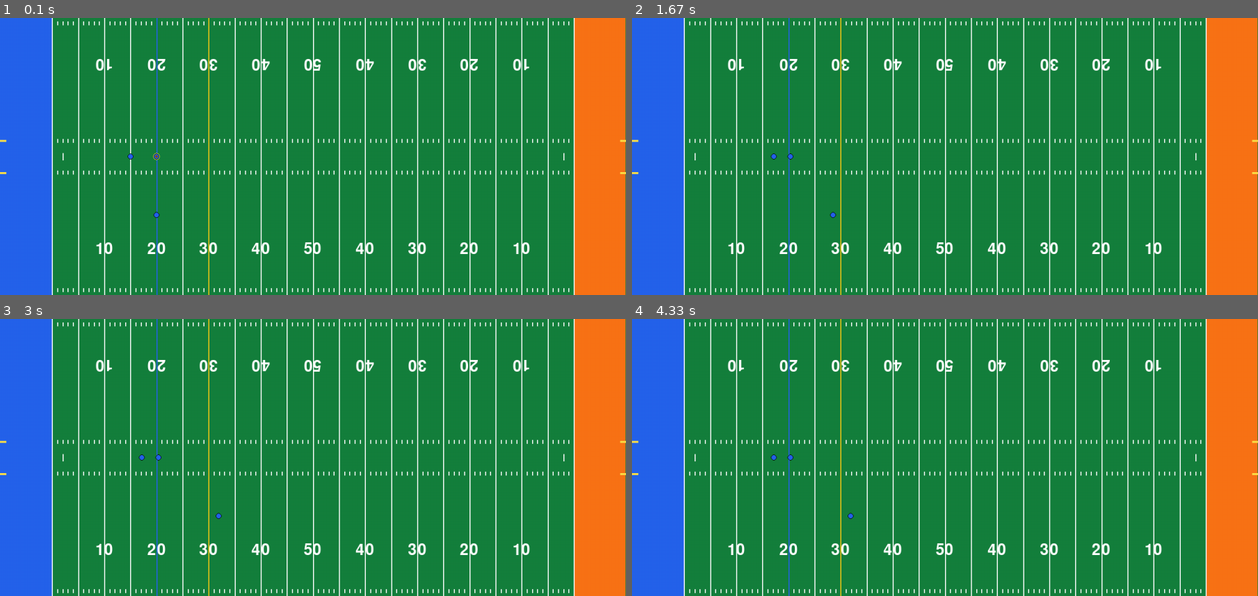
Above: before the commit, frames 1-4 (two rows, left to right).
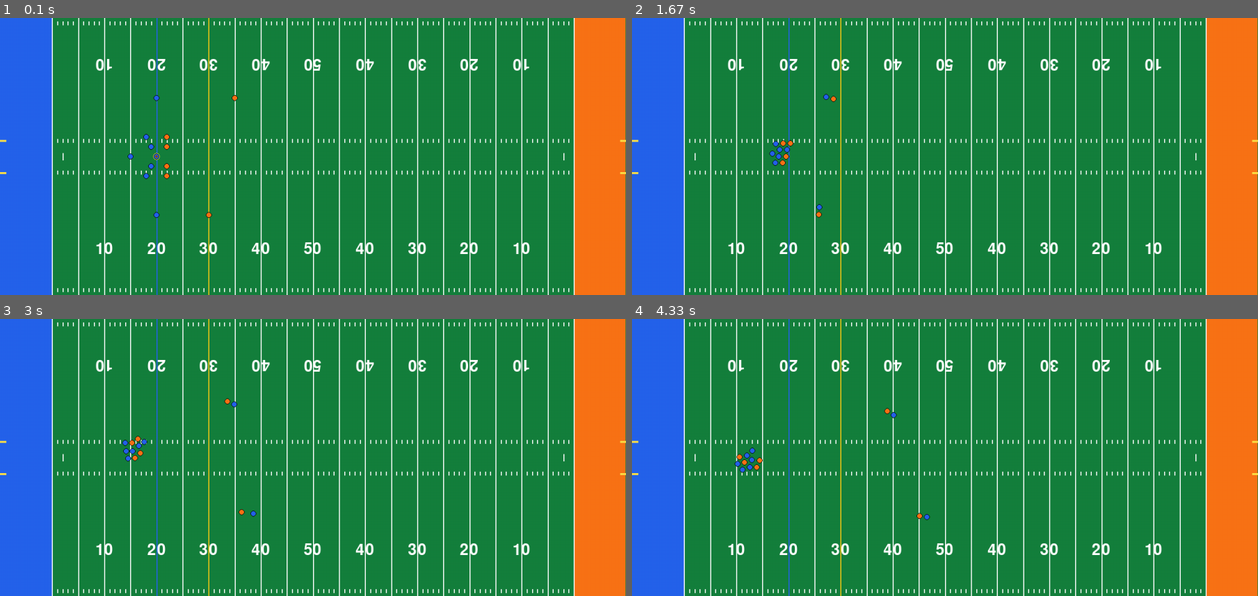
Above: after the commit, the same moments.

Repository: shakedown-street/pygame-football
Game: pygame game, started from main.py
The game is run twice, just before and just after one commit, with the same random seed, the same clock (stepped at 60 frames per second) and the same inputs.
Inputs:
- Up to frame 1 (0.1 s): no input
- Up to frame 2 (1.67 s): tap Space at 0.33, 0.73, 1.03 s; hold R 0.67-1.13 s; hold D 0.67-1.13 s
- Up to frame 3 (3 s): no input
- Up to frame 4 (4.33 s): no input

The runs differ from the first frame. In frame 1, 0.2% of the frame differs, in the area x 22-38%, y 27-73%; in frame 2, 0.3%; in frame 3, 0.3%; in frame 4, 0.3%, in the area x 16-48%, y 32-73%.

Commit message:
Basic blocking and defense AI
- Implement player collision detection with repulsion
- Basic blocking logic
- Basic pursue logic
- Basic man coverage logic

Diff:
--- a/main.py
+++ b/main.py
@@ -1,4 +1,5 @@
 import math
+import random
 import sys
 from typing import Optional
 
@@ -202,8 +203,14 @@
         )
         self.rect = self.image.get_rect(center=self.pos)
 
+        # Offensive behavior
+        self.block_target: Optional[Player] = None
         self.running_route = False
         self.route_target = None
+
+        # Defensive behavior
+        self.pursue_target: Optional[Player] = None
+        self.man_coverage_target: Optional[Player] = None
 
     def move_speed_per_frame(self):
         return PLAYER_MAX_SPEED * (self.speed / 100)
@@ -218,6 +225,27 @@
         dy = 0
         self.route_target = pygame.Vector2(self.pos.x + dx, self.pos.y + dy)
         self.running_route = True
+
+    def update_block(self, ball_carrier):
+        if self.block_target:
+            defender = self.block_target
+            to_carrier = ball_carrier.pos - defender.pos
+            # Add random offset to block point
+            offset = pygame.Vector2(
+                random.uniform(-10, 10), random.uniform(-10, 10)  # X offset  # Y offset
+            )
+            block_point = defender.pos + to_carrier * 0.3 + offset
+            direction = block_point - self.pos
+            distance = direction.length()
+            if distance > PLAYER_RADIUS * 2.5:
+                self.move(direction.normalize())
+            else:
+                # Mirror defender's lateral movement (y-axis) with some randomness
+                lateral = pygame.Vector2(
+                    0, defender.pos.y - self.pos.y + random.uniform(-5, 5)
+                )
+                if lateral.length() > 1:
+                    self.move(lateral.normalize())
 
     def update_route(self):
         if self.running_route and self.route_target:
@@ -229,6 +257,18 @@
             else:
                 direction = direction.normalize()
                 self.move(direction)
+
+    def update_man_coverage(self):
+        if self.man_coverage_target:
+            direction = self.man_coverage_target.pos - self.pos
+            if direction.length() > 1:
+                self.move(direction.normalize())
+
+    def update_pursue_target(self):
+        if self.pursue_target:
+            direction = self.pursue_target.pos - self.pos
+            if direction.length() > 1:
+                self.move(direction.normalize())
 
 
 class Ball(pygame.sprite.Sprite):
@@ -274,16 +314,44 @@
 
 PLAYER_COLOR = get_color("blue", 600)
 
-c = Player(get_yard_x(game.ball_position), FIELD_CENTER.y, PLAYER_COLOR, 60)
-qb = Player(get_yard_x(game.ball_position - 5), FIELD_CENTER.y, PLAYER_COLOR, 75)
-wr = Player(get_yard_x(game.ball_position), FIELD_CENTER.y + 120, PLAYER_COLOR, 96)
+lt = Player(get_yard_x(game.ball_position - 2), FIELD_CENTER.y - 40, PLAYER_COLOR, 75)
+lg = Player(get_yard_x(game.ball_position - 1), FIELD_CENTER.y - 20, PLAYER_COLOR, 75)
+c = Player(get_yard_x(game.ball_position), FIELD_CENTER.y, PLAYER_COLOR, 75)
+rg = Player(get_yard_x(game.ball_position - 1), FIELD_CENTER.y + 20, PLAYER_COLOR, 75)
+rt = Player(get_yard_x(game.ball_position - 2), FIELD_CENTER.y + 40, PLAYER_COLOR, 75)
+qb = Player(get_yard_x(game.ball_position - 5), FIELD_CENTER.y, PLAYER_COLOR, 99)
+wr_1 = Player(get_yard_x(game.ball_position), FIELD_CENTER.y + 120, PLAYER_COLOR, 99)
+wr_2 = Player(get_yard_x(game.ball_position), FIELD_CENTER.y - 120, PLAYER_COLOR, 99)
+
+cb_1 = Player(
+    get_yard_x(game.ball_position + 10), FIELD_CENTER.y + 120, get_color("orange"), 90
+)
+cb_2 = Player(
+    get_yard_x(game.ball_position + 15), FIELD_CENTER.y - 120, get_color("orange"), 90
+)
+lde = Player(
+    get_yard_x(game.ball_position + 2), FIELD_CENTER.y - 40, get_color("orange"), 75
+)
+ldt = Player(
+    get_yard_x(game.ball_position + 2), FIELD_CENTER.y - 20, get_color("orange"), 75
+)
+rdt = Player(
+    get_yard_x(game.ball_position + 2), FIELD_CENTER.y + 20, get_color("orange"), 75
+)
+rde = Player(
+    get_yard_x(game.ball_position + 2), FIELD_CENTER.y + 40, get_color("orange"), 75
+)
 
 ball = Ball()
 halo = Halo()
 
 game.ball_carrier = c
 
-all_players = pygame.sprite.Group(c, qb, wr)
+oline = pygame.sprite.Group(lt, lg, c, rg, rt)
+dline = pygame.sprite.Group(lde, ldt, rdt, rde)
+offense = pygame.sprite.Group(oline, qb, wr_1, wr_2)
+defense = pygame.sprite.Group(dline, cb_1, cb_2)
+all_players = pygame.sprite.Group(offense, defense)
 
 BALL_THROW_SPEED = 16
 
@@ -307,6 +375,27 @@
         game.ball_carrier.move(direction)
 
 
+def avoid_player_collisions(players, min_distance):
+    player_list = list(players)
+    for i in range(len(player_list)):
+        for j in range(i + 1, len(player_list)):
+            p1 = player_list[i]
+            p2 = player_list[j]
+            offset = p1.pos - p2.pos
+            dist = offset.length()
+            if dist < min_distance and dist > 0:
+                # Calculate repulsion direction
+                repulse = offset.normalize()
+                # Add a small random "bobble" nudge
+                angle = random.uniform(-0.5, 0.5)
+                repulse = repulse.rotate(math.degrees(angle))
+                move_amount = (min_distance - dist) / 2
+                p1.pos += repulse * move_amount
+                p2.pos -= repulse * move_amount
+                p1.rect.center = p1.pos
+                p2.rect.center = p2.pos
+
+
 while True:
     screen.fill((0, 0, 0))
 
@@ -319,9 +408,22 @@
         if event.type == pygame.KEYDOWN:
             if event.key == pygame.K_SPACE:
                 if game.ball_carrier == c:
-                    # Snap ball to qb and start route for wr
+                    # Snap ball to qb and start play
                     game.ball_carrier = qb
-                    wr.start_streak_route(yards=12)
+                    wr_1.start_streak_route(yards=24)
+                    cb_1.man_coverage_target = wr_1
+                    wr_2.start_streak_route(yards=12)
+                    cb_2.man_coverage_target = wr_2
+                    # make all oline puruse nearest defender
+                    for blocker in oline:
+                        nearest_defender = min(
+                            dline,
+                            key=lambda defender: (defender.pos - blocker.pos).length(),
+                        )
+                        blocker.block_target = nearest_defender
+                    # make all dline pursue qb
+                    for defender in dline:
+                        defender.pursue_target = qb
                 elif game.ball_carrier == qb:
                     # Throw ball to mouse position
                     game.ball_carrier = None
@@ -332,23 +434,79 @@
                     else:
                         direction = pygame.Vector2(0, 0)
                     ball.velocity = direction * BALL_THROW_SPEED
-                elif game.ball_carrier != qb:
-                    # Throw back to c
-                    game.ball_carrier = c
             if event.key == pygame.K_r:
                 # Reset
+
+                # Reset offense positions
+                lt.pos = pygame.Vector2(
+                    get_yard_x(game.ball_position - 2), FIELD_CENTER.y - 40
+                )
+                lt.rect.center = lt.pos
+                lg.pos = pygame.Vector2(
+                    get_yard_x(game.ball_position - 1), FIELD_CENTER.y - 20
+                )
+                lg.rect.center = lg.pos
                 c.pos = pygame.Vector2(get_yard_x(game.ball_position), FIELD_CENTER.y)
                 c.rect.center = c.pos
+                rg.pos = pygame.Vector2(
+                    get_yard_x(game.ball_position - 1), FIELD_CENTER.y + 20
+                )
+                rg.rect.center = rg.pos
+                rt.pos = pygame.Vector2(
+                    get_yard_x(game.ball_position - 2), FIELD_CENTER.y + 40
+                )
+                rt.rect.center = rt.pos
                 qb.pos = pygame.Vector2(
                     get_yard_x(game.ball_position - 5), FIELD_CENTER.y
                 )
                 qb.rect.center = qb.pos
-                wr.pos = pygame.Vector2(
+                wr_1.pos = pygame.Vector2(
                     get_yard_x(game.ball_position), FIELD_CENTER.y + 120
                 )
-                wr.rect.center = wr.pos
-                wr.running_route = False
-                wr.route_target = None
+                wr_1.rect.center = wr_1.pos
+                wr_2.pos = pygame.Vector2(
+                    get_yard_x(game.ball_position), FIELD_CENTER.y - 120
+                )
+                wr_2.rect.center = wr_2.pos
+                # Reset defense positions
+                cb_1.pos = pygame.Vector2(
+                    get_yard_x(game.ball_position + 10), FIELD_CENTER.y + 120
+                )
+                cb_1.rect.center = cb_1.pos
+                cb_2.pos = pygame.Vector2(
+                    get_yard_x(game.ball_position + 15), FIELD_CENTER.y - 120
+                )
+                cb_2.rect.center = cb_2.pos
+                lde.pos = pygame.Vector2(
+                    get_yard_x(game.ball_position + 2), FIELD_CENTER.y - 40
+                )
+                lde.rect.center = lde.pos
+                ldt.pos = pygame.Vector2(
+                    get_yard_x(game.ball_position + 2), FIELD_CENTER.y - 20
+                )
+                ldt.rect.center = ldt.pos
+                rdt.pos = pygame.Vector2(
+                    get_yard_x(game.ball_position + 2), FIELD_CENTER.y + 20
+                )
+                rdt.rect.center = rdt.pos
+                rde.pos = pygame.Vector2(
+                    get_yard_x(game.ball_position + 2), FIELD_CENTER.y + 40
+                )
+                rde.rect.center = rde.pos
+                # reset state
+                # reset oline
+                for blocker in oline:
+                    blocker.block_target = None
+                # reset dline
+                for defender in dline:
+                    defender.pursue_target = None
+                wr_1.running_route = False
+                wr_1.route_target = None
+                wr_2.running_route = False
+                wr_2.route_target = None
+                cb_1.man_coverage_target = None
+                cb_2.man_coverage_target = None
+                # reset ball position
                 ball.pos = c.pos.copy()
                 ball.rect.center = c.pos.copy()
                 ball.velocity = pygame.Vector2(0, 0)
@@ -356,8 +514,18 @@
                 halo.rect.center = c.pos.copy()
                 game.ball_carrier = c
 
-    wr.update_route()
+    wr_1.update_route()
+    wr_2.update_route()
+    cb_1.update_man_coverage()
+    cb_2.update_man_coverage()
+    cb_1.update_pursue_target()
+    cb_2.update_pursue_target()
+    for blocker in oline:
+        blocker.update_block(game.ball_carrier if game.ball_carrier else qb)
+    for defender in dline:
+        defender.update_pursue_target()
     move_ball_carrier(keys)
+    avoid_player_collisions(all_players, PLAYER_RADIUS * 2.5)
 
     if game.ball_carrier:
         ball.pos = game.ball_carrier.pos.copy()
@@ -368,9 +536,14 @@
         ball.update()
         halo.pos = ball.pos.copy()
         halo.rect.center = ball.pos.copy()
-        if ball.rect.colliderect(wr.rect):
-            game.ball_carrier = wr
-            ball.velocity = pygame.Vector2(0, 0)
+        for wr in [wr_1, wr_2]:
+            if halo.rect.colliderect(wr.rect):
+                game.ball_carrier = wr
+                wr.running_route = False
+                wr.route_target = None
+                for defender in dline:
+                    defender.pursue_target = wr
+                ball.velocity = pygame.Vector2(0, 0)
 
     field.draw(screen)
     all_players.draw(screen)
